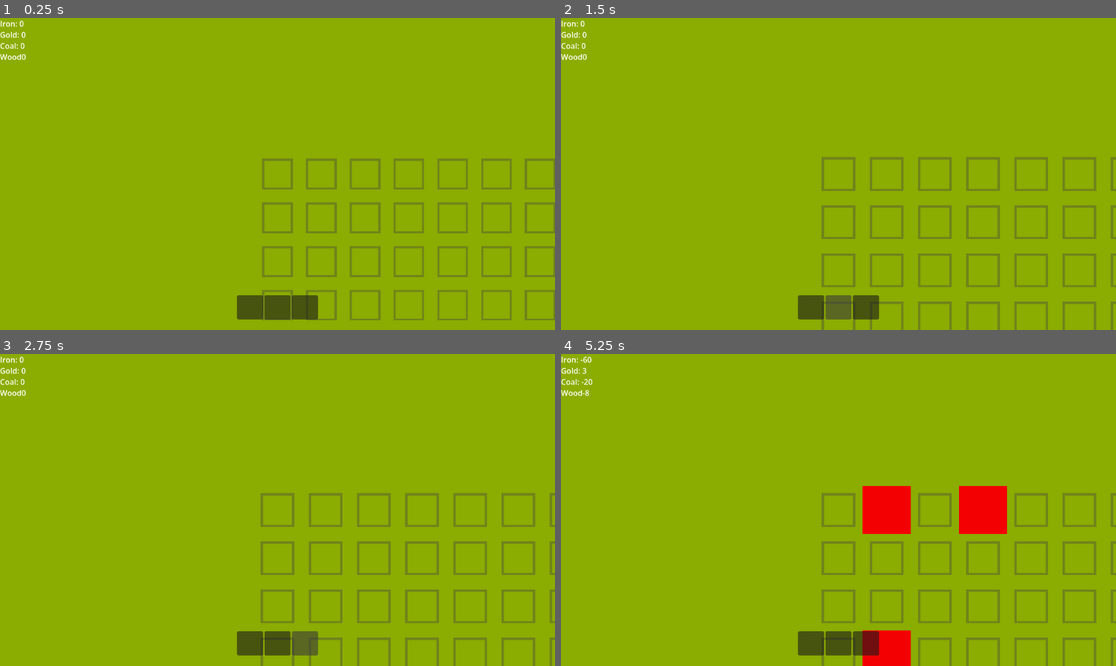
Above: before the commit, frames 1-4 (two rows, left to right).
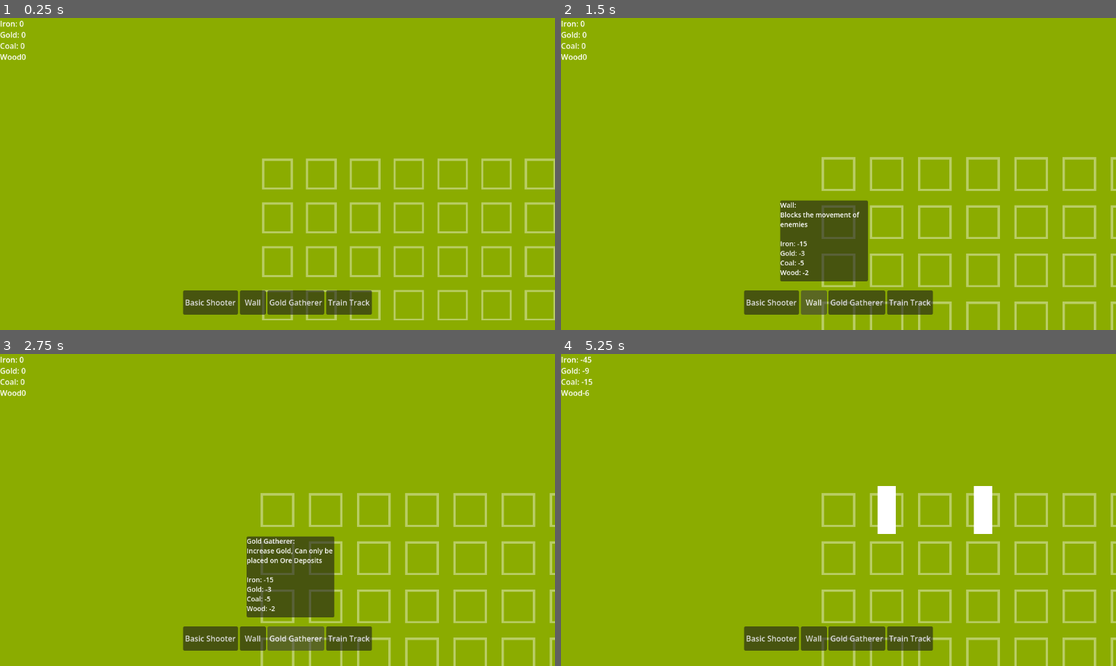
Above: after the commit, the same moments.

Repository: howarja/TowerDefenseGDD335
Game: Godot game, scene res://Scenes/main_scene.tscn
Same seed, same stepped clock (60 frames per second), same inputs: the game is played once before the commit and once after it.
Inputs (mouse positions are in pixels of both pictures, inside the frame that each line leads up to; where the layout moved, square brackets give the same spot in the first picture):
- Up to frame 1 (0.25 s): no input
- Up to frame 2 (1.5 s): click (771, 301) [810, 308] at 0.5 s; click (816, 301) [838, 308] at 1.25 s
- Up to frame 3 (2.75 s): click (294, 637) [305, 644] at 2 s
- Up to frame 4 (5.25 s): click (910, 637) at 2.75 s, where only the run after the commit has a clickable "Train Track"; tap Enter at 3.5, 5 s; move the mouse to (960, 494) at 3.52 s; press the mouse at (960, 494) at 3.53 s; hold Right 3.53-4.28 s; tap Space at 4.25 s; move the mouse to (727, 525) at 4.27 s; release the mouse at (727, 525) at 4.28 s; hold Down 4.28-5.03 s; click (727, 525) at 4.35 s; move the mouse to (894, 441) at 5.02 s; press the mouse at (894, 441) at 5.03 s; hold Right from 5.03 s (still down); tap Alt at 5.1 s

The runs differ from the first frame. In frame 1, 6.2% of the frame differs, in the area x 32-100%, y 44-97%; in frame 2, 10%, in the area x 32-100%, y 44-100%; in frame 3, 9.9%; in frame 4, 9.1%.

Commit message:
Added train tracks

Diff:
--- a/tower-defense-game-gdd-335/BuildingDatas/GoldGatherer.tres
+++ b/tower-defense-game-gdd-335/BuildingDatas/GoldGatherer.tres
@@ -15,6 +15,8 @@
 [resource]
 script = ExtResource("3_0whq0")
 buildingScene = ExtResource("1_vjcqm")
+name = "Gold Gatherer"
+description = "Increase Gold, Can only be placed on Ore Deposits"
 cost = SubResource("Resource_k8inc")
 requiredTileGroup = "OreDeposits"
 metadata/_custom_type_script = "uid://d08b2jyucj67r"
--- a/tower-defense-game-gdd-335/BuildingDatas/ShootingTower.tres
+++ b/tower-defense-game-gdd-335/BuildingDatas/ShootingTower.tres
@@ -6,14 +6,16 @@
 
 [sub_resource type="Resource" id="Resource_k8inc"]
 script = ExtResource("2_hpl4r")
-iron = 15
-gold = 3
-coal = 5
-wood = 2
+iron = -15
+gold = -3
+coal = -5
+wood = -2
 metadata/_custom_type_script = "uid://dpdumby43vmb1"
 
 [resource]
 script = ExtResource("2_861hw")
 buildingScene = ExtResource("1_8riab")
+name = "Basic Shooter"
+description = "Shoots at nearby enemies"
 cost = SubResource("Resource_k8inc")
 metadata/_custom_type_script = "uid://d08b2jyucj67r"
--- /dev/null
+++ b/tower-defense-game-gdd-335/BuildingDatas/StraightTrainTrack.tres
@@ -0,0 +1,21 @@
+[gd_resource type="Resource" script_class="BuildingData" format=3 uid="uid://bv1ht80gdyspj"]
+
+[ext_resource type="PackedScene" uid="uid://doypsmrjk4c4x" path="res://Scenes/Towers/straightTrainTrack.tscn" id="1_ba031"]
+[ext_resource type="Script" uid="uid://dpdumby43vmb1" path="res://Scripts/Resources.gd" id="2_p75pd"]
+[ext_resource type="Script" uid="uid://d08b2jyucj67r" path="res://Scripts/buildingData.gd" id="3_binyf"]
+
+[sub_resource type="Resource" id="Resource_k8inc"]
+script = ExtResource("2_p75pd")
+iron = -15
+gold = -3
+coal = -5
+wood = -2
+metadata/_custom_type_script = "uid://dpdumby43vmb1"
+
+[resource]
+script = ExtResource("3_binyf")
+buildingScene = ExtResource("1_ba031")
+name = "Train Track"
+description = "For train travesal"
+cost = SubResource("Resource_k8inc")
+metadata/_custom_type_script = "uid://d08b2jyucj67r"
--- a/tower-defense-game-gdd-335/BuildingDatas/Wall.tres
+++ b/tower-defense-game-gdd-335/BuildingDatas/Wall.tres
@@ -6,14 +6,16 @@
 
 [sub_resource type="Resource" id="Resource_k8inc"]
 script = ExtResource("2_gi7oa")
-iron = 15
-gold = 3
-coal = 5
-wood = 2
+iron = -15
+gold = -3
+coal = -5
+wood = -2
 metadata/_custom_type_script = "uid://dpdumby43vmb1"
 
 [resource]
 script = ExtResource("3_crvmi")
 buildingScene = ExtResource("1_m3ujj")
+name = "Wall"
+description = "Blocks the movement of enemies"
 cost = SubResource("Resource_k8inc")
 metadata/_custom_type_script = "uid://d08b2jyucj67r"
--- a/tower-defense-game-gdd-335/Scenes/Enemies/enemy.tscn
+++ b/tower-defense-game-gdd-335/Scenes/Enemies/enemy.tscn
@@ -2,6 +2,7 @@
 
 [ext_resource type="Script" uid="uid://7vndgduwf75p" path="res://Scripts/enemy.gd" id="1_jcvw6"]
 [ext_resource type="Texture2D" uid="uid://blth6nj4lte07" path="res://Sprites/background.png" id="1_jjtjp"]
+[ext_resource type="PackedScene" uid="uid://fiykttsjdmxa" path="res://Scenes/health_bar.tscn" id="3_x1rqp"]
 
 [sub_resource type="RectangleShape2D" id="RectangleShape2D_jcvw6"]
 size = Vector2(100, 100)
@@ -18,3 +19,6 @@
 
 [node name="CollisionShape2D" type="CollisionShape2D" parent="." unique_id=527616215]
 shape = SubResource("RectangleShape2D_jcvw6")
+
+[node name="HealthBar" parent="." unique_id=784601734 instance=ExtResource("3_x1rqp")]
+position = Vector2(0, -100)
--- a/tower-defense-game-gdd-335/Scenes/Towers/centralBuilding.tscn
+++ b/tower-defense-game-gdd-335/Scenes/Towers/centralBuilding.tscn
@@ -1,19 +1,8 @@
 [gd_scene format=3 uid="uid://bpn4u7746ipcm"]
 
-[ext_resource type="Script" uid="uid://cttq8h8wf2nj8" path="res://Scripts/building.gd" id="1_a66r1"]
-[ext_resource type="Texture2D" uid="uid://blth6nj4lte07" path="res://Sprites/background.png" id="2_brufa"]
+[ext_resource type="PackedScene" uid="uid://cy8l8ds31b7kp" path="res://Scenes/Towers/emptyBuilding.tscn" id="1_0kpj6"]
 
-[sub_resource type="RectangleShape2D" id="RectangleShape2D_imbhk"]
-size = Vector2(100, 100)
+[node name="EmptyTower" unique_id=1694176448 instance=ExtResource("1_0kpj6")]
 
-[node name="EmptyTower" type="StaticBody2D" unique_id=1694176448 groups=["Buildings"]]
-collision_layer = 2
-collision_mask = 7
-script = ExtResource("1_a66r1")
-
-[node name="Sprite2D" type="Sprite2D" parent="." unique_id=1097807904]
-modulate = Color(0.96041924, 0.7511758, 0, 1)
-texture = ExtResource("2_brufa")
-
-[node name="CollisionShape2D" type="CollisionShape2D" parent="." unique_id=2130231254]
-shape = SubResource("RectangleShape2D_imbhk")
+[node name="Sprite2D" parent="." index="0" unique_id=1097807904]
+modulate = Color(1, 1, 0, 1)
--- a/tower-defense-game-gdd-335/Scenes/Towers/emptyBuilding.tscn
+++ b/tower-defense-game-gdd-335/Scenes/Towers/emptyBuilding.tscn
@@ -2,6 +2,7 @@
 
 [ext_resource type="Script" uid="uid://cttq8h8wf2nj8" path="res://Scripts/building.gd" id="1_imbhk"]
 [ext_resource type="Texture2D" uid="uid://blth6nj4lte07" path="res://Sprites/background.png" id="1_iup43"]
+[ext_resource type="PackedScene" uid="uid://fiykttsjdmxa" path="res://Scenes/health_bar.tscn" id="3_v06rl"]
 
 [sub_resource type="RectangleShape2D" id="RectangleShape2D_imbhk"]
 size = Vector2(100, 100)
@@ -16,3 +17,6 @@
 
 [node name="CollisionShape2D" type="CollisionShape2D" parent="." unique_id=2130231254]
 shape = SubResource("RectangleShape2D_imbhk")
+
+[node name="HealthBar" parent="." unique_id=784601734 instance=ExtResource("3_v06rl")]
+position = Vector2(0, -79)
--- /dev/null
+++ b/tower-defense-game-gdd-335/Scenes/Towers/straightTrainTrack.tscn
@@ -0,0 +1,10 @@
+[gd_scene format=3 uid="uid://doypsmrjk4c4x"]
+
+[ext_resource type="PackedScene" uid="uid://cy8l8ds31b7kp" path="res://Scenes/Towers/emptyBuilding.tscn" id="1_kvtn1"]
+[ext_resource type="Script" uid="uid://ct633l305w71b" path="res://Scenes/Towers/trainTrack.gd" id="2_rge0n"]
+
+[node name="EmptyTower" unique_id=1694176448 groups=["TrainTracks"] instance=ExtResource("1_kvtn1")]
+script = ExtResource("2_rge0n")
+
+[node name="Sprite2D" parent="." index="0" unique_id=1097807904]
+scale = Vector2(0.38400343, 1)
--- /dev/null
+++ b/tower-defense-game-gdd-335/Scenes/Towers/trainTrack.gd
@@ -0,0 +1,7 @@
+extends "res://Scripts/building.gd"
+
+var dir: Vector2i = Vector2i(0,1);
+
+func getNextPos():
+	var selfGridPos: Vector2i = getGridPos();
+	return Globals.level.convertToWorldSpace(selfGridPos);
--- /dev/null
+++ b/tower-defense-game-gdd-335/Scenes/UI/BuildingInfo.tscn
@@ -0,0 +1,31 @@
+[gd_scene format=3 uid="uid://wj64h1ht7124"]
+
+[ext_resource type="Script" uid="uid://brig6iwaxssua" path="res://Scripts/building_info.gd" id="1_lu47j"]
+
+[node name="BuildingInfo" type="Panel" unique_id=816088641]
+anchors_preset = 7
+anchor_left = 0.5
+anchor_top = 1.0
+anchor_right = 0.5
+anchor_bottom = 1.0
+offset_left = -145.0
+offset_top = -256.0
+offset_right = 37.0
+offset_bottom = -88.0
+grow_horizontal = 2
+grow_vertical = 0
+pivot_offset = Vector2(87.455, 211.755)
+script = ExtResource("1_lu47j")
+
+[node name="RichTextLabel" type="RichTextLabel" parent="." unique_id=1339525593]
+layout_mode = 0
+offset_right = 192.0
+offset_bottom = 204.0
+theme_override_font_sizes/normal_font_size = 14
+text = "Tower:
+Shoots at nearby enemies
+
+Iron:
+Wood:
+Coal:
+Gold:"
--- a/tower-defense-game-gdd-335/Scenes/ui.tscn
+++ b/tower-defense-game-gdd-335/Scenes/UI/ui.tscn
@@ -1,9 +1,11 @@
 [gd_scene format=3 uid="uid://cttxol4pj5v53"]
 
-[ext_resource type="PackedScene" uid="uid://fsw8r2g34fq1" path="res://Scenes/building_selection_button.tscn" id="1_jxero"]
+[ext_resource type="PackedScene" uid="uid://fsw8r2g34fq1" path="res://Scenes/UI/building_selection_button.tscn" id="1_jxero"]
 [ext_resource type="Resource" uid="uid://iw8a16lqdq62" path="res://BuildingDatas/ShootingTower.tres" id="2_qdvrb"]
 [ext_resource type="Resource" uid="uid://ci78atagsl0wm" path="res://BuildingDatas/Wall.tres" id="3_nf4gj"]
 [ext_resource type="Resource" uid="uid://dg7vr4jjynabd" path="res://BuildingDatas/GoldGatherer.tres" id="4_2246s"]
+[ext_resource type="Resource" uid="uid://bv1ht80gdyspj" path="res://BuildingDatas/StraightTrainTrack.tres" id="5_1c2ca"]
+[ext_resource type="PackedScene" uid="uid://wj64h1ht7124" path="res://Scenes/UI/BuildingInfo.tscn" id="5_q7pk6"]
 
 [node name="UI" type="CanvasLayer" unique_id=1517868707]
 
@@ -16,10 +18,17 @@
 Wood:"
 
 [node name="BoxContainer" type="HBoxContainer" parent="." unique_id=1417583709]
-offset_left = 296.0
-offset_top = 576.0
-offset_right = 855.0
-offset_bottom = 626.0
+anchors_preset = 7
+anchor_left = 0.5
+anchor_top = 1.0
+anchor_right = 0.5
+anchor_bottom = 1.0
+offset_left = -279.0
+offset_top = -82.0
+offset_right = 280.0
+offset_bottom = -32.0
+grow_horizontal = 2
+grow_vertical = 0
 alignment = 1
 
 [node name="BuildingSelectionButton" parent="BoxContainer" unique_id=576300492 instance=ExtResource("1_jxero")]
@@ -33,3 +42,15 @@
 [node name="BuildingSelectionButton3" parent="BoxContainer" unique_id=1810515990 instance=ExtResource("1_jxero")]
 layout_mode = 2
 building = ExtResource("4_2246s")
+
+[node name="BuildingSelectionButton4" parent="BoxContainer" unique_id=1347514470 instance=ExtResource("1_jxero")]
+layout_mode = 2
+building = ExtResource("5_1c2ca")
+
+[node name="BuildingInfo" parent="." unique_id=816088641 instance=ExtResource("5_q7pk6")]
+visible = false
+offset_left = -279.0
+offset_top = -82.0
+offset_right = -97.0
+offset_bottom = 86.0
+pivot_offset = Vector2(43.158, 186.995)
--- /dev/null
+++ b/tower-defense-game-gdd-335/Scenes/health_bar.tscn
@@ -0,0 +1,22 @@
+[gd_scene format=3 uid="uid://fiykttsjdmxa"]
+
+[ext_resource type="Texture2D" uid="uid://blth6nj4lte07" path="res://Sprites/background.png" id="1_m34ix"]
+[ext_resource type="Script" uid="uid://bukkmtbjr44sc" path="res://Scripts/health_bar.gd" id="2_qay8w"]
+
+[node name="HealthBar" type="Sprite2D" unique_id=784601734]
+scale = Vector2(1.755, 0.205)
+texture = ExtResource("1_m34ix")
+script = ExtResource("2_qay8w")
+
+[node name="Pivot" type="Node2D" parent="." unique_id=249486635]
+position = Vector2(-50.14245, 0)
+
+[node name="Fill" type="Sprite2D" parent="Pivot" unique_id=1612471252]
+modulate = Color(1, 0, 0, 1)
+position = Vector2(50.14245, 0)
+texture = ExtResource("1_m34ix")
+
+[node name="VisiblityTimer" type="Timer" parent="." unique_id=966046716]
+one_shot = true
+
+[connection signal="timeout" from="VisiblityTimer" to="." method="_on_visiblity_timer_timeout"]
--- a/tower-defense-game-gdd-335/Scenes/main_scene.tscn
+++ b/tower-defense-game-gdd-335/Scenes/main_scene.tscn
@@ -4,8 +4,7 @@
 [ext_resource type="Script" uid="uid://2tf72ya0pj8j" path="res://Scripts/cam.gd" id="2_6l7je"]
 [ext_resource type="Script" uid="uid://dvj0argxxil82" path="res://Scripts/enemy_manager.gd" id="3_jv6wh"]
 [ext_resource type="Script" uid="uid://cu5hpviry8edp" path="res://Scripts/player_manager.gd" id="4_iacmt"]
-[ext_resource type="PackedScene" uid="uid://cttxol4pj5v53" path="res://Scenes/ui.tscn" id="5_6ev3c"]
-[ext_resource type="Resource" uid="uid://iw8a16lqdq62" path="res://BuildingDatas/ShootingTower.tres" id="5_maf8m"]
+[ext_resource type="PackedScene" uid="uid://cttxol4pj5v53" path="res://Scenes/UI/ui.tscn" id="5_6ev3c"]
 [ext_resource type="Script" uid="uid://duu0e2cpaind6" path="res://Scripts/ui.gd" id="6_6ev3c"]
 
 [node name="MainScene" type="Node2D" unique_id=1004797404]
@@ -21,7 +20,6 @@
 
 [node name="PlayerManager" type="Node2D" parent="." unique_id=1572353153]
 script = ExtResource("4_iacmt")
-selectedBuilding = ExtResource("5_maf8m")
 
 [node name="UI" parent="." unique_id=1517868707 instance=ExtResource("5_6ev3c")]
 script = ExtResource("6_6ev3c")
--- a/tower-defense-game-gdd-335/Scenes/tower_selection_button.tscn
+++ /dev/null
@@ -1,18 +0,0 @@
-[gd_scene format=3 uid="uid://dyit7888uofyu"]
-
-[ext_resource type="Script" uid="uid://4gll7okhjao" path="res://Scripts/BuildingButton.gd" id="1_xlie4"]
-
-[node name="BuildingSelectionButton" type="Button" unique_id=1536674815]
-anchors_preset = 7
-anchor_left = 0.5
-anchor_top = 1.0
-anchor_right = 0.5
-anchor_bottom = 1.0
-offset_left = -61.0
-offset_top = -40.0
-offset_right = 61.0
-grow_horizontal = 2
-grow_vertical = 0
-script = ExtResource("1_xlie4")
-
-[connection signal="pressed" from="." to="." method="_on_pressed"]
--- a/tower-defense-game-gdd-335/Scripts/Level.gd
+++ b/tower-defense-game-gdd-335/Scripts/Level.gd
@@ -6,6 +6,7 @@
 var ground = []
 
 @export var tileSize = 97;
+@export var oreDepositCount: int = 8;
 @onready var tile = preload("res://Scenes/Towers/tile.tscn");
 @onready var oreDeposit = preload("res://Scenes/Towers/oreDeposit.tscn");
 @onready var centralBuilding = preload("res://Scenes/Towers/centralBuilding.tscn");
@@ -13,18 +14,22 @@
 
 func _ready() -> void:
 	# spawn a grid of tiles
+	Globals.level = self;
 	for x in range(gridX):
 		tiles.append([]);
 		ground.append([]);
 		for y in range(gridY):
 			var toSpawn = tile;
-			if y<gridY/2:
-				toSpawn = oreDeposit;
 			spawnOnGrid(x, y, toSpawn);
 
 	# replace the middle tile with the central building
-	replaceTile(Vector2i(gridX/2, gridY/2), centralBuilding);
+	replaceTile(Vector2i(gridX/2, gridY/2), centralBuilding, false);
 	enemyManger.setCentralBuilding(tiles[gridX/2][gridY/2]);
+
+	var oreDepositPositions = [];
+	for i in oreDepositCount:
+		var newPos = Vector2i(randf_range(0,gridX), randf_range(0,gridY));
+		replaceTile(newPos, oreDeposit, true);
 
 func getGroundGroup(pos: Vector2, groupName: String):
 	var gridPos: Vector2 = convertToGridSpace(pos);
@@ -34,13 +39,16 @@
 	else:
 		return false;
 
-func replaceTile(position: Vector2i, toSpawn):
+func replaceTile(position: Vector2i, toSpawn, groundTile: bool):
 	# Replace the tile at given cooridnates with different given scene
 	if position.x<gridX && position.x >= 0:
 		if position.y < gridY && position.y >= 0:
 			if tiles[position.x][position.y] == null:
-				#tiles[position.x][position.y].queue_free();
-				tiles[position.x][position.y] = spawnOnGrid(position.x, position.y, toSpawn);
+				var newTile = spawnOnGrid(position.x, position.y, toSpawn);
+				if groundTile:
+					ground[position.x][position.y] = newTile;
+				else:
+					tiles[position.x][position.y] = newTile;
 
 func spawnOnGrid(x: int, y: int, toSpawn):
 	# Instantiate a scene at an X, Y positoins on the grid of the game
@@ -60,8 +68,14 @@
 			canPlace = true;
 	if canPlace:
 		var mousePos = convertToGridSpace(get_global_mouse_position());
-		replaceTile(mousePos, building.buildingScene);
+		replaceTile(mousePos, building.buildingScene, false);
 	return canPlace;
 
 func convertToGridSpace(pos: Vector2):
 	return (pos+Vector2.ONE*tileSize/2)/tileSize;
+
+func convertToWorldSpace(pos: Vector2i):
+		return (pos-Vector2.ONE*tileSize/2)*tileSize;
+
+func getTileAt(pos: Vector2i):
+	return tiles[pos.x][pos.y];
--- a/tower-defense-game-gdd-335/Scripts/ResourceGatherer.gd
+++ b/tower-defense-game-gdd-335/Scripts/ResourceGatherer.gd
@@ -2,6 +2,7 @@
 
 @export var resourceGain: Resources;
 @export var gainTime: float;
+@onready var train: PackedScene = preload("res://Scenes/Towers/GoldGathererBuilding.tscn");
 var currentCooldown: float = 1;
 
 func _process(delta: float) -> void:
@@ -9,3 +10,15 @@
 	if currentCooldown <= 0:
 		Globals.playerManager.addResources(resourceGain);
 		currentCooldown = gainTime;
+		spawnTrain();
+
+func spawnTrain():
+	var surroundings = getSurroundingTiles();
+	for i in surroundings.size():
+		if surroundings[i]!=null:
+			if surroundings[i].is_in_group("TrainTracks"):
+				var trainTrack = surroundings[i];
+				var newTrain = train.instantiate();
+				newTrain.position = trainTrack.position;
+				Globals.level.add_child(newTrain);
+				return;
--- a/tower-defense-game-gdd-335/Scripts/Resources.gd
+++ b/tower-defense-game-gdd-335/Scripts/Resources.gd
@@ -6,7 +6,7 @@
 @export var coal: int = 0;
 @export var wood: int = 0;
 
-func _costResources(cost: Resources):
+func addResources(cost: Resources):
 	iron += cost.iron;
 	gold += cost.gold;
 	coal += cost.coal;
--- a/tower-defense-game-gdd-335/Scripts/building.gd
+++ b/tower-defense-game-gdd-335/Scripts/building.gd
@@ -2,9 +2,23 @@
 
 var maxHealth: float = 100;
 var currentHealth: float = 100;
+@onready var healthBar = $HealthBar;
 
 func damage(amount: float):
 	# lower the health of this tower, queueFree if tower has no health
 	currentHealth -= amount;
+	healthBar.setPercent(currentHealth/maxHealth);
 	if currentHealth <= 0:
 		queue_free();
+
+func getGridPos():
+	return Globals.level.convertToGridSpace(position);
+
+func getSurroundingTiles():
+	var selfGridPos: Vector2i = getGridPos();
+	var tiles = [];
+	tiles.append(Globals.level.getTileAt(selfGridPos+Vector2i.UP))
+	tiles.append(Globals.level.getTileAt(selfGridPos+Vector2i.DOWN))
+	tiles.append(Globals.level.getTileAt(selfGridPos+Vector2i.RIGHT))
+	tiles.append(Globals.level.getTileAt(selfGridPos+Vector2i.LEFT))
+	return tiles;
--- a/tower-defense-game-gdd-335/Scripts/buildingData.gd
+++ b/tower-defense-game-gdd-335/Scripts/buildingData.gd
@@ -2,5 +2,7 @@
 class_name BuildingData
 
 @export var buildingScene: PackedScene;
+@export var name: String;
+@export var description: String;
 @export var cost: Resources;
 @export var requiredTileGroup: String;
--- /dev/null
+++ b/tower-defense-game-gdd-335/Scripts/building_info.gd
@@ -0,0 +1,17 @@
+extends Panel
+
+@onready var text = $RichTextLabel;
+
+func _ready() -> void:
+	Globals.buildingInfo = self;
+
+func enable(building: BuildingData, pos: Vector2):
+	visible = true;
+	position = pos-pivot_offset;
+	var nameText: String = building.name+":\n"+building.description;
+	var costText: String = "\n\nIron: "+str(building.cost.iron)+"\nGold: "+str(building.cost.gold)+"\nCoal: "+str(building.cost.coal)+"\nWood: "+str(building.cost.wood);
+	var finalText: String = nameText+costText;
+	text.text = finalText;
+
+func disable():
+	visible = false;
--- a/tower-defense-game-gdd-335/Scripts/building_selection_button.gd
+++ b/tower-defense-game-gdd-335/Scripts/building_selection_button.gd
@@ -1,6 +1,9 @@
 extends Button
 
 @export var building: BuildingData;
+
+func _ready() -> void:
+	text = building.name;
 
 func _on_button_down() -> void:
 	# This button was clicked, change selected tower
@@ -9,7 +12,9 @@
 func _on_mouse_entered() -> void:
 	# don't let the player place if they are clicking on a button
 	Globals.playerManager.setInteractability(false);
+	Globals.buildingInfo.enable(building, get_parent().position+position);
 
 func _on_mouse_exited() -> void:
 	# let the player place because they aren't using a button anymore
 	Globals.playerManager.setInteractability(true);
+	Globals.buildingInfo.disable();
--- a/tower-defense-game-gdd-335/Scripts/enemy.gd
+++ b/tower-defense-game-gdd-335/Scripts/enemy.gd
@@ -7,6 +7,7 @@
 
 @export var maxHealth: float = 100;
 var currentHealth: float = 100;
+@onready var healthBar = $HealthBar;
 
 var target;
 
@@ -36,5 +37,6 @@
 func damage(amount: float):
 	# lower the health of this tower, queueFree if tower has no health
 	currentHealth -= amount;
+	healthBar.setPercent(currentHealth/maxHealth);
 	if currentHealth <= 0:
 		queue_free();
--- a/tower-defense-game-gdd-335/Scripts/globals.gd
+++ b/tower-defense-game-gdd-335/Scripts/globals.gd
@@ -1,3 +1,5 @@
 extends Node
 
 var playerManager;
+var buildingInfo;
+var level;
--- /dev/null
+++ b/tower-defense-game-gdd-335/Scripts/health_bar.gd
@@ -0,0 +1,28 @@
+extends Sprite2D
+
+@onready var pivot = $Pivot;
+@onready var background = $".";
+@onready var fill = $Pivot/Fill;
+@onready var visiblityTimer = $VisiblityTimer;
+var maxScaleX: float;
+
+var isVisible: bool = false;
+
+func _ready() -> void:
+	maxScaleX = pivot.scale.x;
+	setVisiblity(false);
+
+func setPercent(percent: float):
+	pivot.scale = Vector2(maxScaleX*percent, pivot.scale.y);
+	if percent < 1:
+		setVisiblity(true);
+
+func setVisiblity(visiblity: bool):
+	background.visible = visiblity;
+	fill.visible = visiblity
+	isVisible = visiblity;
+	if visiblity:
+		visiblityTimer.start();
+
+func _on_visiblity_timer_timeout() -> void:
+	setVisiblity(false);
--- a/tower-defense-game-gdd-335/Scripts/player_manager.gd
+++ b/tower-defense-game-gdd-335/Scripts/player_manager.gd
@@ -2,7 +2,6 @@
 
 var resources: Resources = Resources.new();
 
-@onready var level = $"..";
 @onready var ui = $"../UI";
 
 var interactable: bool = true;
@@ -15,14 +14,14 @@
 func _input(event: InputEvent) -> void:
 	# Spawn a building when the mouse is clicked
 	if event.is_action_pressed("Primary") && selectedBuilding != null && interactable:
-		if level.placeBuilding(selectedBuilding):
+		if Globals.level.placeBuilding(selectedBuilding):
 			addResources(selectedBuilding.cost);
 
 func setSelectedBuilding(newSelection: BuildingData):
 	selectedBuilding = newSelection;
 
 func addResources(newResources: Resources):
-	resources._costResources(newResources);
+	resources.addResources(newResources);
 	ui.updateResourceText(resources);
 
 func setInteractability(newInteractable: bool):
--- a/tower-defense-game-gdd-335/project.godot
+++ b/tower-defense-game-gdd-335/project.godot
@@ -31,6 +31,7 @@
 Buildings=""
 Enemies=""
 OreDeposits="For tiles that are ore deposits"
+TrainTracks="Tracks for trains to move over the ground"
 
 [input]
 
Not shown, added: tower-defense-game-gdd-335/Scenes/Towers/trainTrack.gd.uid
Renamed: tower-defense-game-gdd-335/Scenes/building_selection_button.tscn -> tower-defense-game-gdd-335/Scenes/UI/building_selection_button.tscn
Not shown, added: tower-defense-game-gdd-335/Scripts/building_info.gd.uid
Not shown, added: tower-defense-game-gdd-335/Scripts/health_bar.gd.uid
